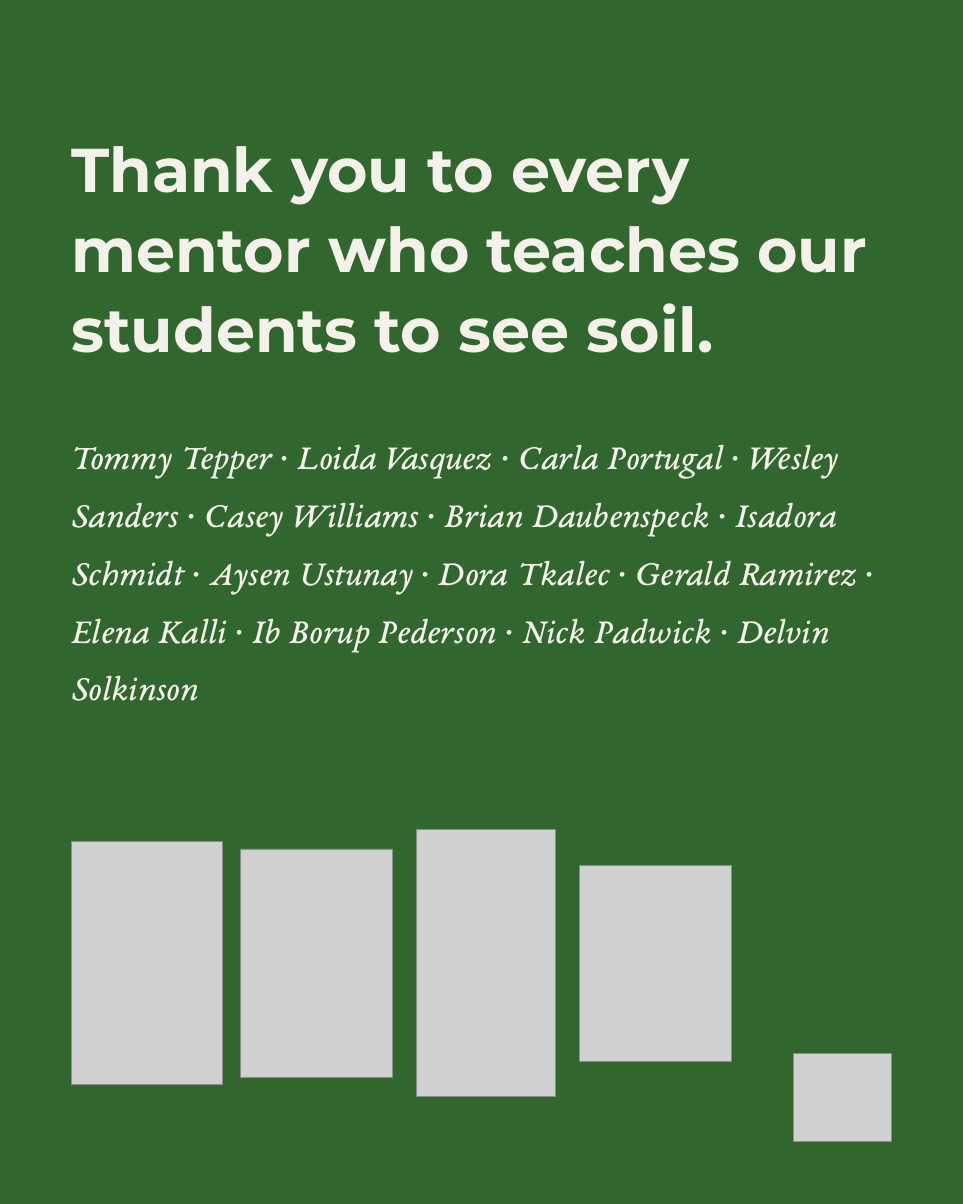
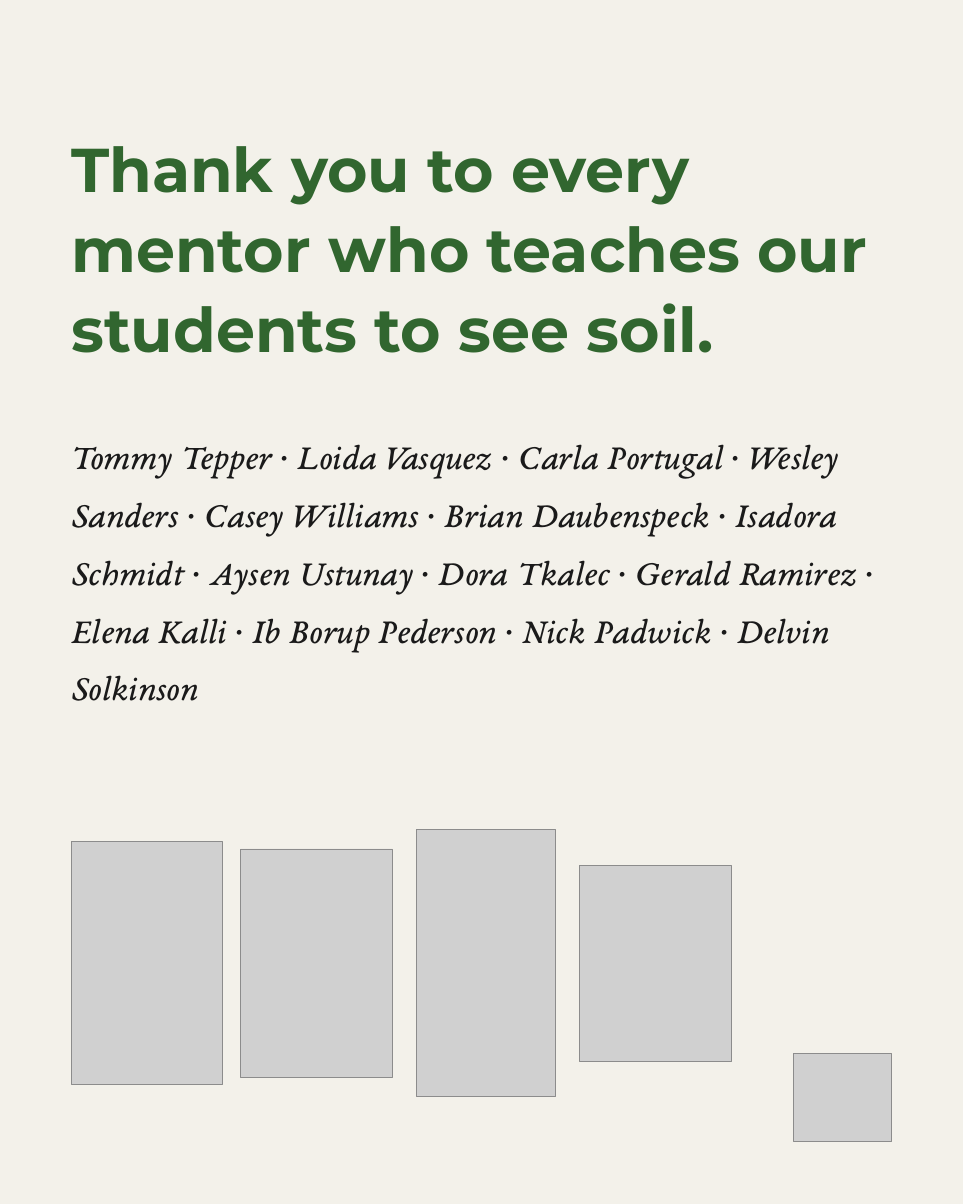
Before and after one commit to linneamoritznyc/SFW-SocialMedia, a slide deck: slide 9 of templates/posts/october/05-10-2026-mon-ig-teachers-day-A-pairs.pptx. Drawn at 963x1204 pixels with LibreOffice and Linux fonts; fonts in the diff are those of the drawing; grey boxes stand for pictures. Boxes give left, top, right and bottom in pixels: in the first picture for what was removed or moved away, otherwise in the second. Text is boxed around its words. In the diff, an @@ line names an element or a change of style, - is before the commit and + after.

```diff
--- a/templates/posts/october/05-10-2026-mon-ig-teachers-day-A-pairs.pptx
+++ b/templates/posts/october/05-10-2026-mon-ig-teachers-day-A-pairs.pptx
@@ background #31662F to #F3F1EA @@
@@ text "Thank you to every mentor ..." at (71,146,867,353): text colour #F3F1EA to #31662F @@
@@ text "Tommy Tepper · Loida Vasquez ..." at (71,444,857,701): text colour #F3F1EA to #1A1A1A @@
```
Also in this commit, not shown: 1 other slide changed, 15 other files.
